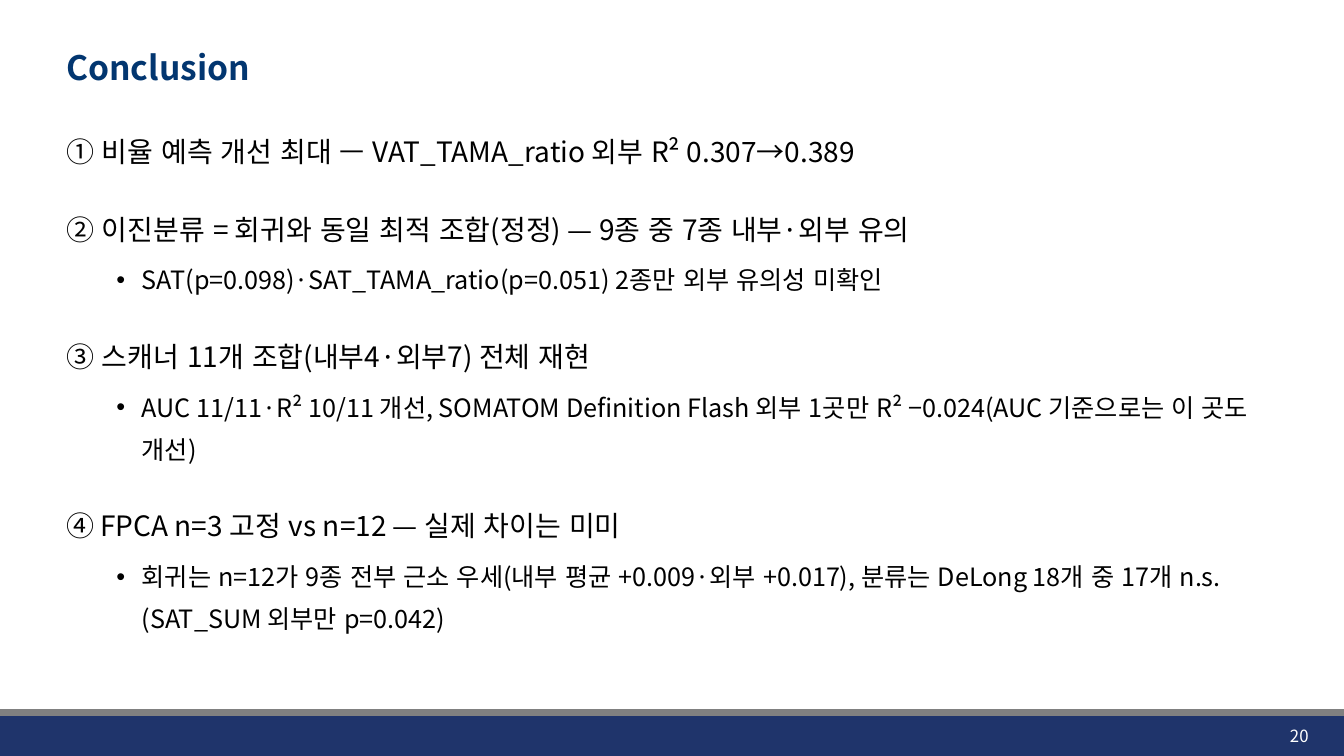
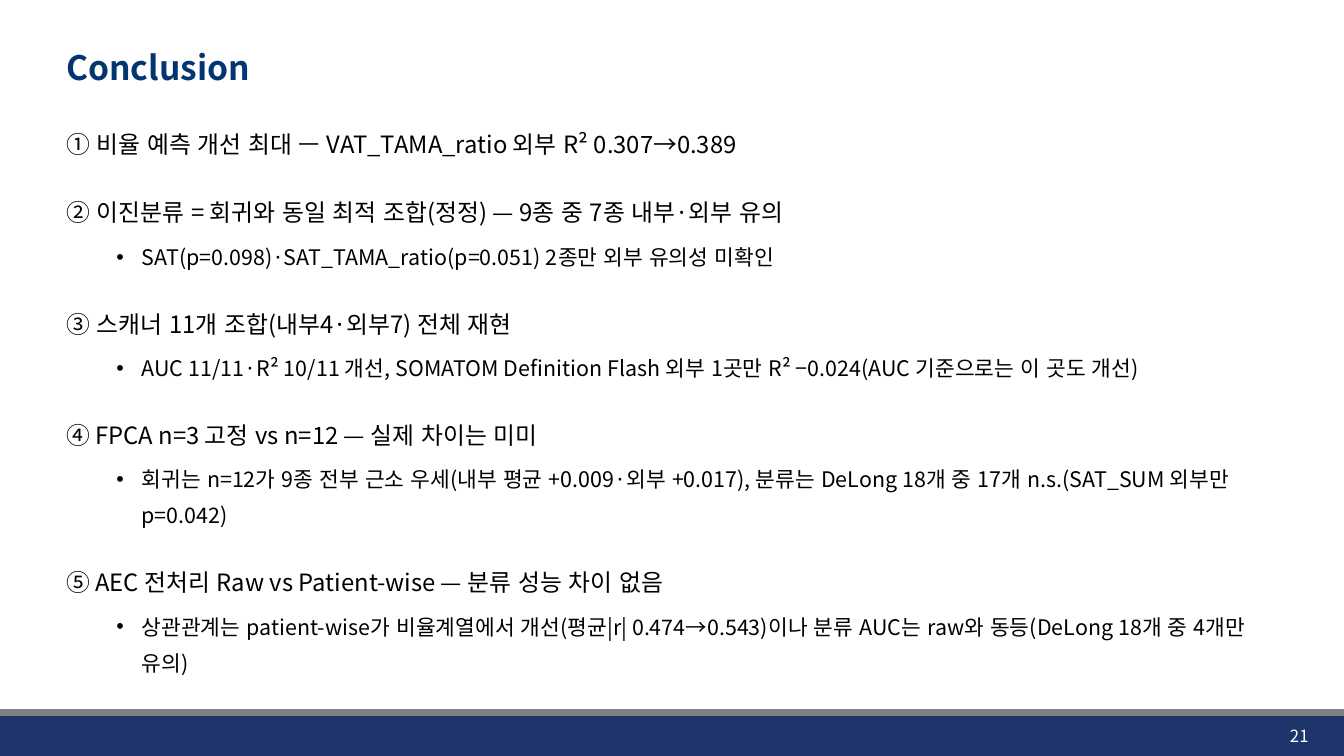
Before and after one commit to JHWannabe/Clinical_Study, a slide deck: slide 21 of docs/260813_Results of multiple Features.pptx (slide 20 before the commit). Drawn at 1344x756 pixels with LibreOffice and Linux fonts; fonts in the diff are those of the drawing; background and template pictures are left out. Boxes give left, top, right and bottom in pixels: in the first picture for what was removed or moved away, otherwise in the second. Text is boxed around its words. In the diff, an @@ line names an element or a change of style, - is before the commit and + after.

```diff
--- a/docs/260813_Results of multiple Features.pptx
+++ b/docs/260813_Results of multiple Features.pptx
@@ text at [66,131,1229,528]: size 20 to 17 pt in "① 비율 예측 개선 최대 — VAT_TAMA_ratio ...", "② 이진분류 = 회귀와 동일 최적 조합(정정) ...", "③ 스캐너 11개 조합(내부4·외부7) 전체 재현", "④ FPCA n=3 고정 vs n=12 — ..."; size 18 to 15.3 pt in "SAT(p=0.098)·SAT_TAMA_ratio(p=0.051) 2종만 외부 유의성 미확인", "AUC 11/11·R² 10/11 개선, SOMATOM Definition Flash ...", "회귀는 n=12가 9종 전부 근소 우세(내부 평균 ..." @@
@@ text at [66,571,1245,640]: paragraphs added @@
+⑤ AEC 전처리 Raw vs Patient-wise — 분류 성능 차이 없음
+  • 상관관계는 patient-wise가 비율계열에서 개선(평균|r| 0.474→0.543)이나 분류 AUC는 raw와 동등(DeLong 18개 중 4개만 유의)
@@ page number at [1290,729,1309,742]: text changed @@
-20
+21
```
Also in this commit, not shown: 2 other slides changed, 1 slide added, 11 other files.
